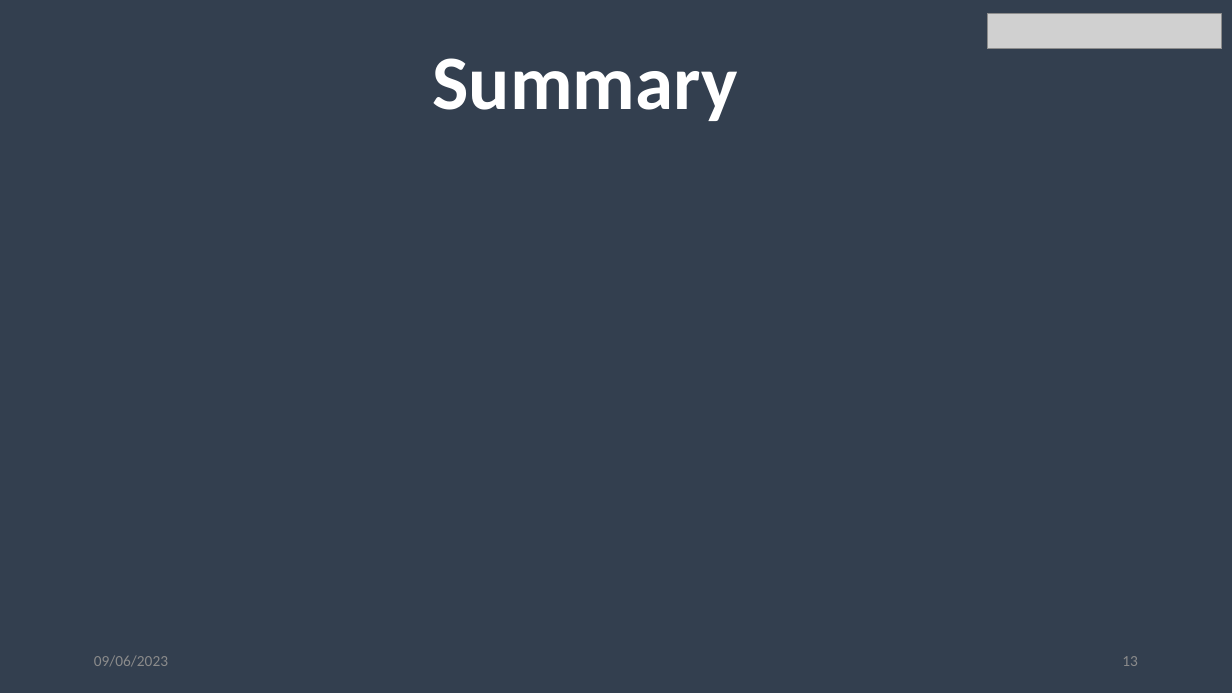
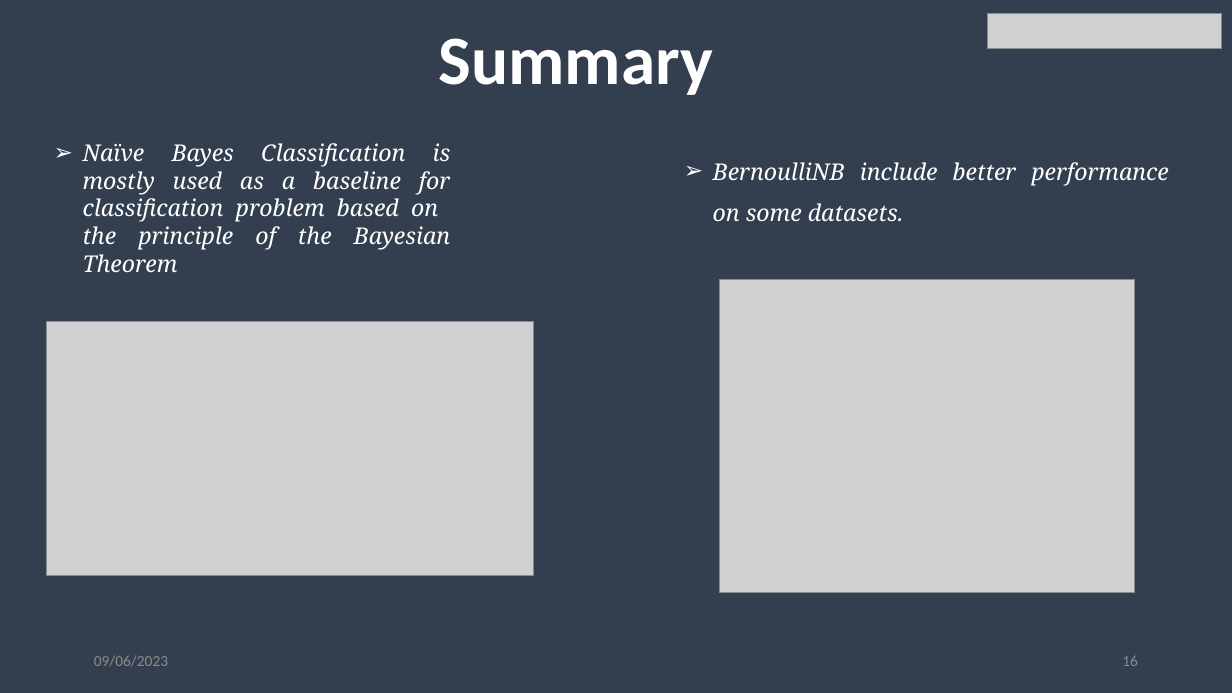
Before and after one commit to Stephaaniee/Machine-Learning, a slide deck: slide 16 of NaiveBayes.pptx (slide 13 before the commit). Drawn at 1232x693 pixels with LibreOffice and Linux fonts; fonts in the diff are those of the drawing; grey boxes stand for pictures; background and template pictures are left out. Boxes give left, top, right and bottom in pixels: in the first picture for what was removed or moved away, otherwise in the second. Text is boxed around its words. In the diff, an @@ line names an element or a change of style, - is before the commit and + after.

```diff
--- a/NaiveBayes.pptx
+++ b/NaiveBayes.pptx
@@ title "Summary": place and size @@
-title "Summary" at box(433, 58, 738, 121)
+title "Summary" at box(438, 38, 712, 95)
@@ title "Summary" at box(438, 38, 712, 95): size 60 to 54 pt @@
@@ text added at box(83, 143, 451, 272), 18 pt, text #FFFFFF, italic @@
+➢ Naïve Bayes Classification is mostly used as a baseline for classification problem based on the principle of the Bayesian Theorem
@@ text added at box(713, 162, 1168, 222), 18 pt, text #FFFFFF, italic @@
+➢ BernoulliNB include better performance on some datasets.
@@ picture added at box(720, 279, 1135, 592) @@
@@ picture added at box(46, 322, 533, 575) @@
@@ page number at box(1122, 656, 1138, 666): text changed @@
-13
+16
```
Also in this commit, not shown: 6 other slides changed, 3 slides added, 5 other files.
